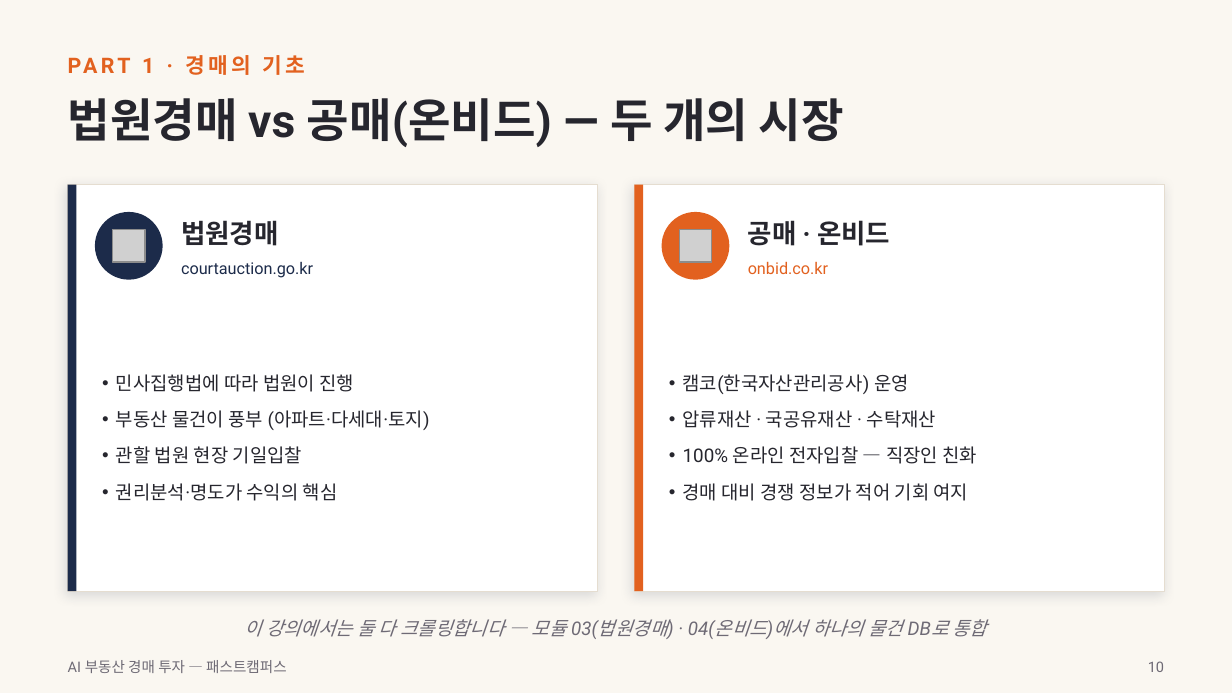
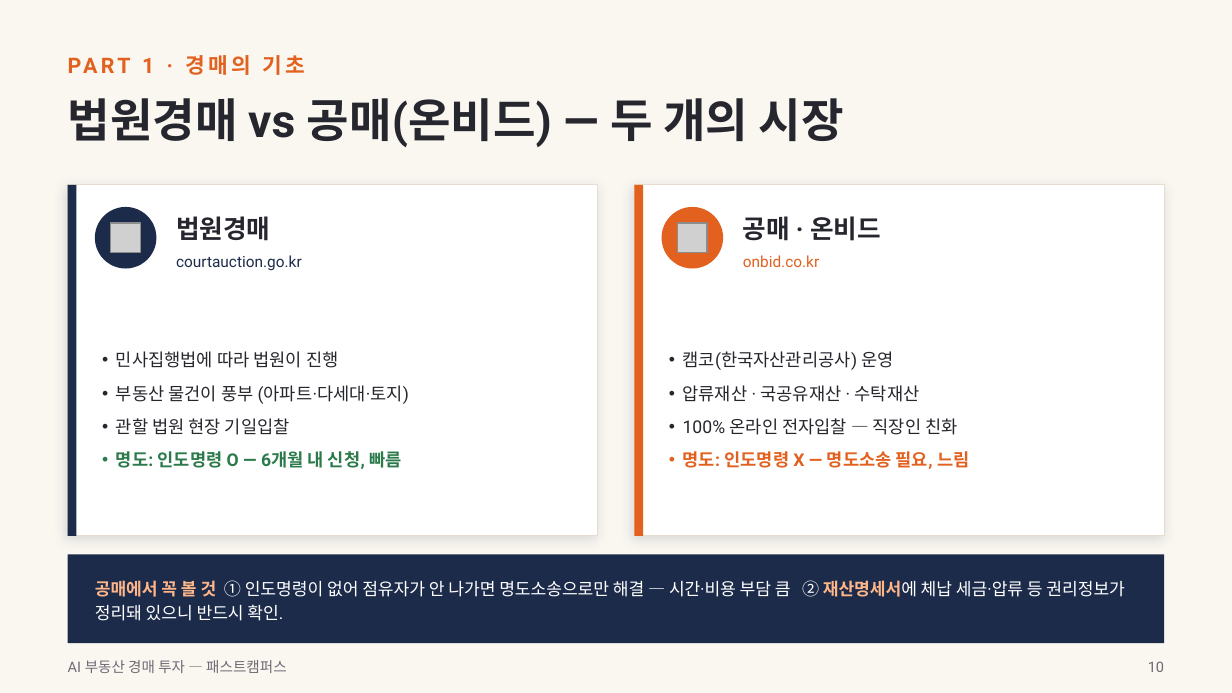
Before and after one commit to earthskyisbig/auction-crwal0629, a slide deck: slide 10 of docs/slides/AI부동산경매투자_강의슬라이드.pptx. Drawn at 1232x693 pixels with LibreOffice and Linux fonts; fonts in the diff are those of the drawing; grey boxes stand for pictures. Boxes give left, top, right and bottom in pixels: in the first picture for what was removed or moved away, otherwise in the second. Text is boxed around its words. In the diff, an @@ line names an element or a change of style, - is before the commit and + after.

```diff
--- a/docs/slides/AI부동산경매투자_강의슬라이드.pptx
+++ b/docs/slides/AI부동산경매투자_강의슬라이드.pptx
@@ rectangle: place and size @@
-rectangle at box(68, 185, 598, 591)
+rectangle at box(68, 185, 598, 536)
@@ rectangle: place and size @@
-rectangle at box(68, 185, 76, 591)
+rectangle at box(68, 185, 76, 536)
@@ ellipse: place and size @@
-ellipse at box(95, 212, 163, 280)
+ellipse at box(95, 207, 156, 269)
@@ text "법원경매" at box(176, 216, 270, 241): size 15.5 to 15 pt @@
@@ rectangle: place and size @@
-rectangle at box(634, 185, 1164, 591)
+rectangle at box(634, 185, 1164, 536)
@@ rectangle: place and size @@
-rectangle at box(634, 185, 643, 591)
+rectangle at box(634, 185, 643, 536)
@@ ellipse: place and size @@
-ellipse at box(662, 212, 729, 280)
+ellipse at box(662, 207, 723, 269)
@@ text "공매 · 온비드" at box(743, 216, 881, 241): size 15.5 to 15 pt @@
@@ picture: place and size @@
-picture at box(112, 229, 144, 261)
+picture at box(111, 223, 140, 253)
@@ picture: place and size @@
-picture at box(679, 229, 711, 261)
+picture at box(678, 223, 707, 253)
@@ text "courtauction.go.kr": place and size @@
-text "courtauction.go.kr" at box(181, 262, 313, 278)
+text "courtauction.go.kr" at box(176, 255, 302, 270)
@@ text "courtauction.go.kr" at box(176, 255, 302, 270): size 9.5 to 9 pt @@
@@ text "onbid.co.kr" at box(743, 255, 819, 267): size 9.5 to 9 pt @@
@@ text "민사집행법에 따라 법원이 진행": place and size @@
-text "민사집행법에 따라 법원이 진행" at box(116, 374, 430, 501)
+text "민사집행법에 따라 법원이 진행" at box(116, 351, 409, 469)
@@ text "캠코(한국자산관리공사) 운영": place and size @@
-text "캠코(한국자산관리공사) 운영" at box(683, 374, 977, 501)
+text "캠코(한국자산관리공사) 운영" at box(683, 351, 969, 469)
@@ text at box(116, 351, 409, 435): size 11 to 10.3 pt in "민사집행법에 따라 법원이 진행", "부동산 물건이 풍부 (아파트·다세대·토지)", "관할 법원 현장 기일입찰"; less space between paragraphs @@
@@ text at box(683, 351, 957, 435): size 11 to 10.3 pt in "캠코(한국자산관리공사) 운영", "압류재산 · 국공유재산 · 수탁재산", "100% 온라인 전자입찰 — 직장인 친화"; less space between paragraphs @@
@@ text at box(116, 451, 401, 469): text changed; size 11 to 10.3 pt; text colour #26262E to #2C7A4B; bold on @@
-• 권리분석·명도가 수익의 핵심
+• 명도: 인도명령 O — 6개월 내 신청, 빠름
@@ text at box(683, 451, 969, 469): text changed; size 11 to 10.3 pt; text colour #26262E to #E2611F; bold on @@
-• 경매 대비 경쟁 정보가 적어 기회 여지
+• 명도: 인도명령 X — 명도소송 필요, 느림
@@ rectangle added at box(68, 554, 1164, 643), fill #1C2B4A @@
@@ text added at box(95, 580, 1125, 621), 10 pt, text #FFFFFF @@
+공매에서 꼭 볼 것 ① 인도명령이 없어 점유자가 안 나가면 명도소송으로만 해결 — 시간·비용 부담 큼 ② 재산명세서에 체납 세금·압류 등 권리정보가 정리돼 있으니 반드시 확인.
@@ text removed at box(245, 619, 988, 639) @@
-이 강의에서는 둘 다 크롤링합니다 — 모듈 03(법원경매) · 04(온비드)에서 하나의 물건 DB로 통합
```
Also in this commit, not shown: 27 other slides changed, 2 slides added, 1 other file.
